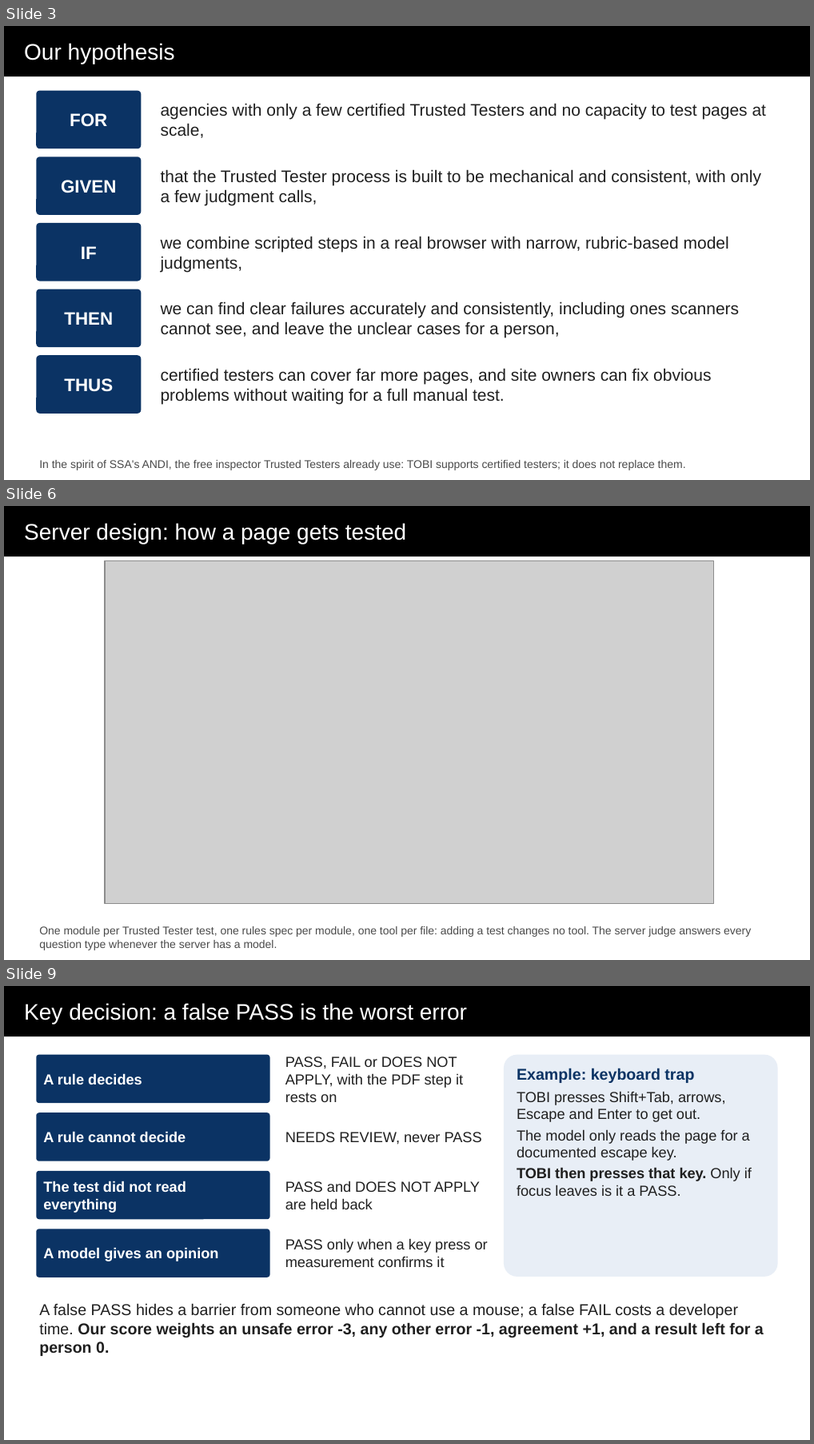
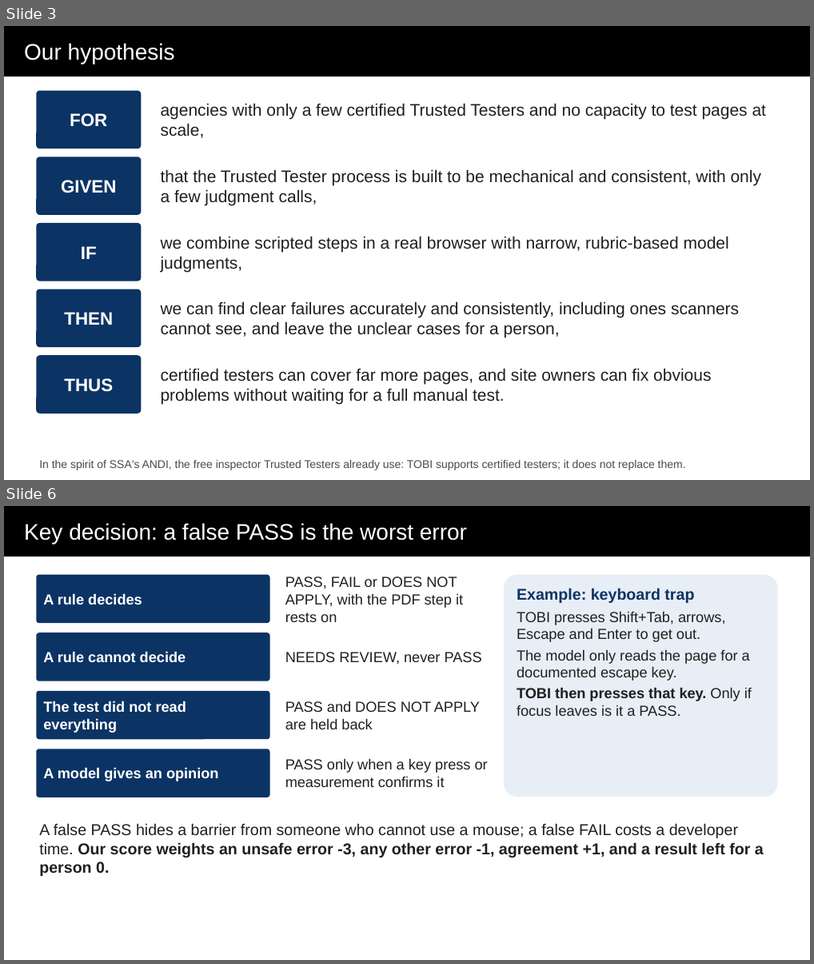
Before and after one commit to abbybowman/tobi508, a slide deck: docs/hackathon/out/TOBI-deck.pptx. Shown one above the other, each under a label of ours: slides 3, 6 and 9 before the commit, slides 3 and 6 after it; the slides between them are not shown. The pictures are 814x1444 and 814x964 pixels, drawn with LibreOffice and Linux fonts; fonts in the diff are those of the drawing; grey boxes stand for pictures. Boxes give left, top, right and bottom in pixels: in the first picture for what was removed or moved away, otherwise in the second. Text is boxed around its words. In the diff, an @@ line names an element or a change of style, - is before the commit and + after.

```diff
--- a/docs/hackathon/out/TOBI-deck.pptx
+++ b/docs/hackathon/out/TOBI-deck.pptx
@@ slide 6 removed at [4,506,810,960], background #FFFFFF @@
@@ title removed at [4,506,810,557] @@
-Server design: how a page gets tested
@@ picture removed at [105,561,714,904] @@
@@ text removed at [39,926,751,950] @@
-One module per Trusted Tester test, one rules spec per module, one tool per file: adding a test changes no tool. The server judge answers every question type whenever the server has a model.
@@ what was slide 9 is now slide 6 @@
```
Also in this commit, not shown: 3 slides changed, 2 slides added, 5 other slides removed, 2 other files.
